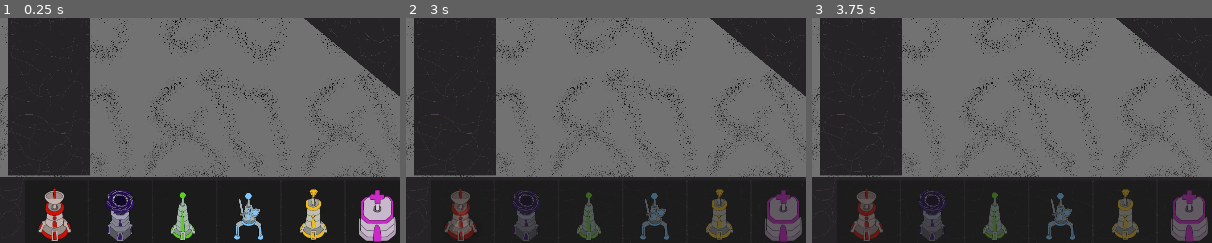
Above: before the commit, frames 1-3 (left to right).
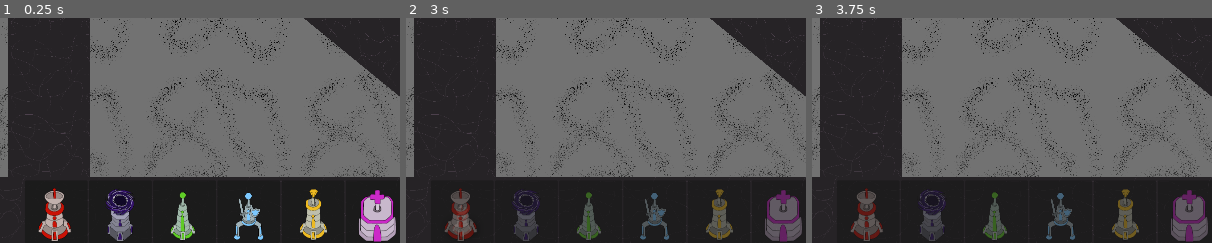
Above: after the commit, the same moments.

Repository: ryupold/ld59
Game: Godot game, scene res://scenes/main.tscn
The game is run twice, just before and just after one commit, with the same random seed, the same clock (stepped at 60 frames per second) and the same inputs. The engine's default icon, where the game draws it, is replaced by a stand-in: a white triangle on a blue panel in a dark square.
Inputs (mouse positions are % of the whole screen's width and height, from its top left):
- Up to frame 1 (0.25 s): no input
- Up to frame 2 (3 s): click "Restart" at 0.5 s; click "Restart" at 1.25 s; click "Restart" at 2 s; click (26, 93) at 2.77 s
- Up to frame 3 (3.75 s): click "Levels" at 3.5 s
The pictures show only the part of the screen within x 19-69%, y 50-100%; the shares and areas given below are measured in that part.

The runs differ from the first frame. In frame 1, 0.2% of the frame differs, in the area x 2-23%, y 69-71%; in frame 2, 0.2%; in frame 3, 0.2%.

Commit message:
lvl 1: fix wall

Diff:
--- a/ld59-game/scenes/levels/first_level.tscn
+++ b/ld59-game/scenes/levels/first_level.tscn
@@ -23,8 +23,8 @@
 offset_left = -1654.0
 offset_top = -393.0
 offset_right = -1092.0
-offset_bottom = 1077.853
-pivot_offset = Vector2(281, 735.4265)
+offset_bottom = 1086.0
+pivot_offset = Vector2(281, 739.5)
 
 [node name="RectangleWall2" parent="Walls" unique_id=496078732 instance=ExtResource("6_3kh8m")]
 offset_left = 688.0835
